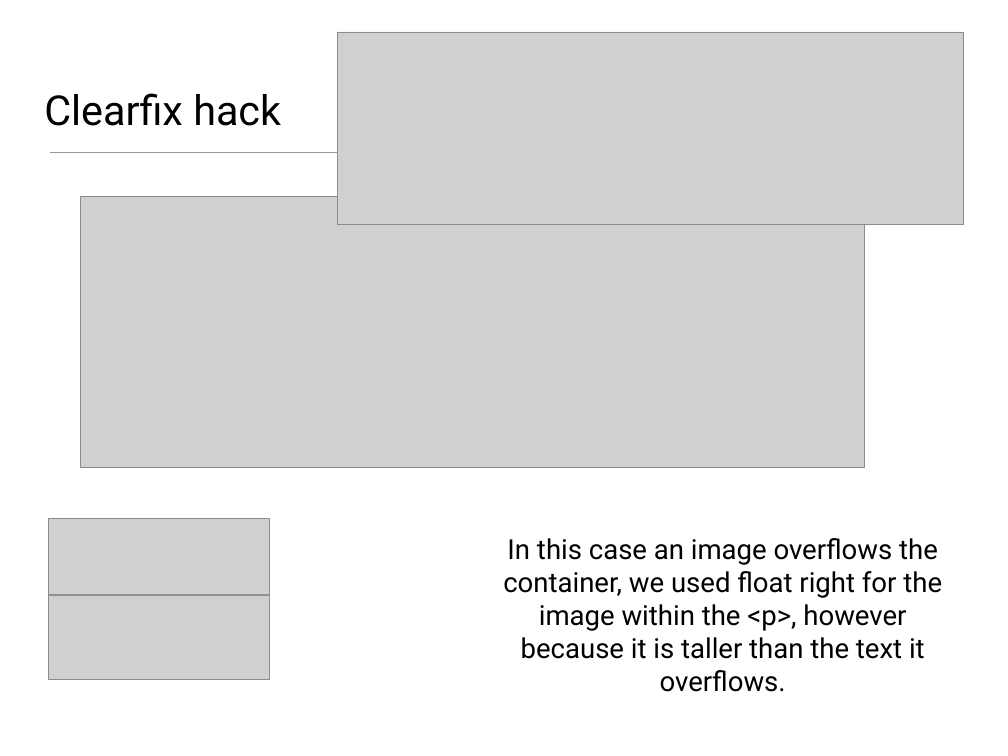
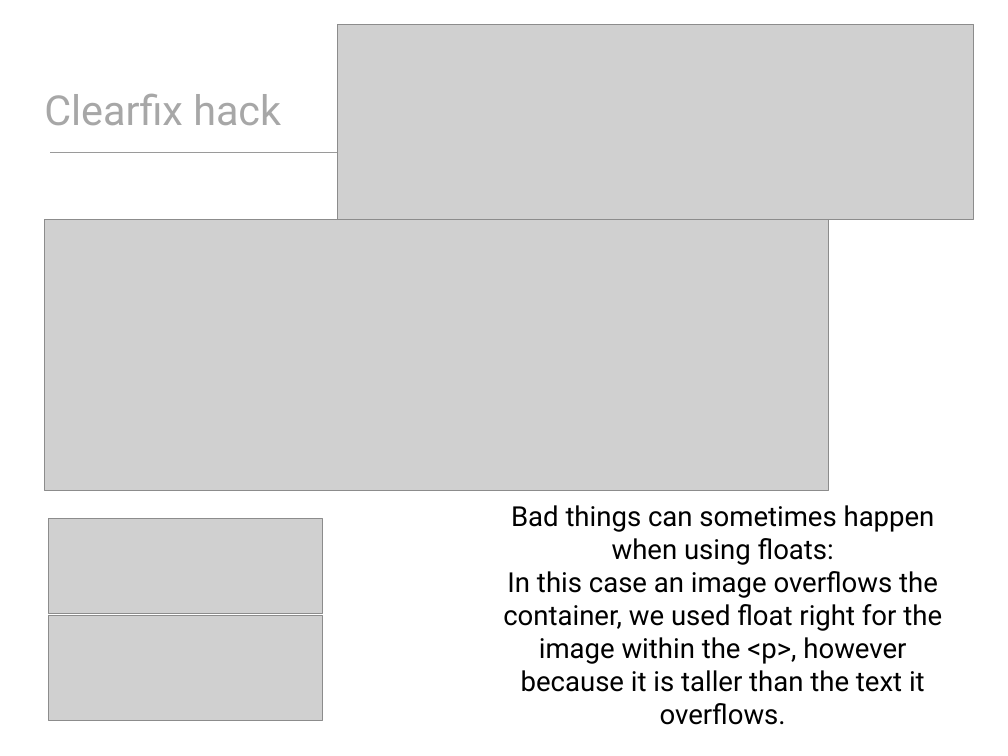
Before and after one commit to wit-web-dev-2015/web-dev-1, a slide deck: slide 4 of topic07/talk-1/a-css-layout-part2.pptx (slide 12 before the commit). Drawn at 1008x756 pixels with LibreOffice and Linux fonts; fonts in the diff are those of the drawing; grey boxes stand for pictures. Boxes give left, top, right and bottom in pixels: in the first picture for what was removed or moved away, otherwise in the second. Text is boxed around its words. In the diff, an @@ line names an element or a change of style, - is before the commit and + after.

```diff
--- a/topic07/talk-1/a-css-layout-part2.pptx
+++ b/topic07/talk-1/a-css-layout-part2.pptx
@@ title "Clearfix hack" at (44,94,281,125): text colour #000000 to #A7A7A7 @@
@@ picture: place and size @@
-picture at (337,32,964,224)
+picture at (337,24,974,220)
@@ picture: place and size @@
-picture at (80,196,864,467)
+picture at (44,220,828,491)
@@ text "Bad things can sometimes happen ...": place and size @@
-text "Bad things can sometimes happen ..." at (503,538,942,692)
+text "Bad things can sometimes happen ..." at (503,505,942,725)
@@ text at (511,505,935,565): paragraph added @@
+Bad things can sometimes happen when using floats:
@@ picture: place and size @@
-picture at (49,518,269,595)
+picture at (49,518,323,613)
@@ picture: place and size @@
-picture at (49,595,269,680)
+picture at (49,615,323,720)
```
Also in this commit, not shown: 14 other slides changed, 6 slides added, 5 slides removed, 32 other files.
